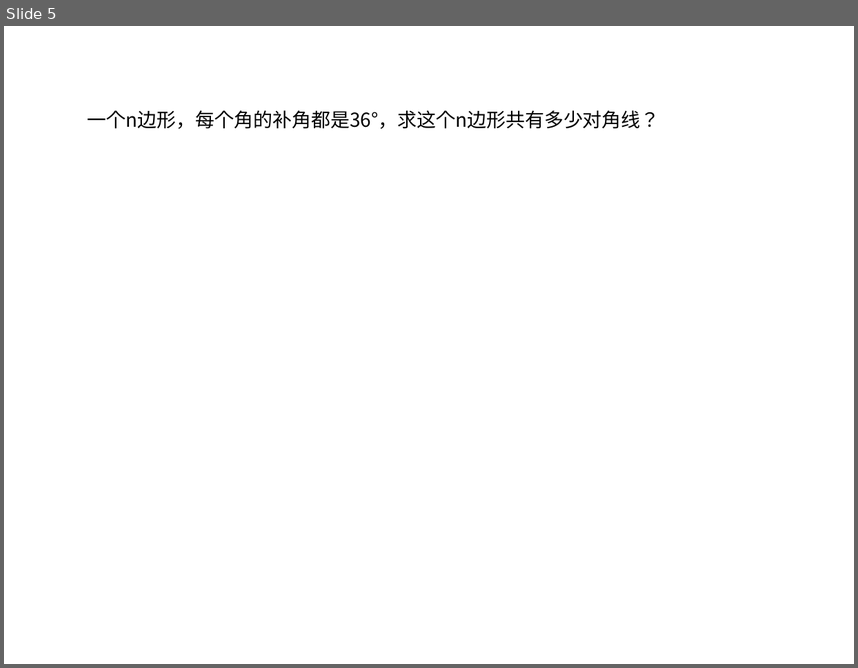
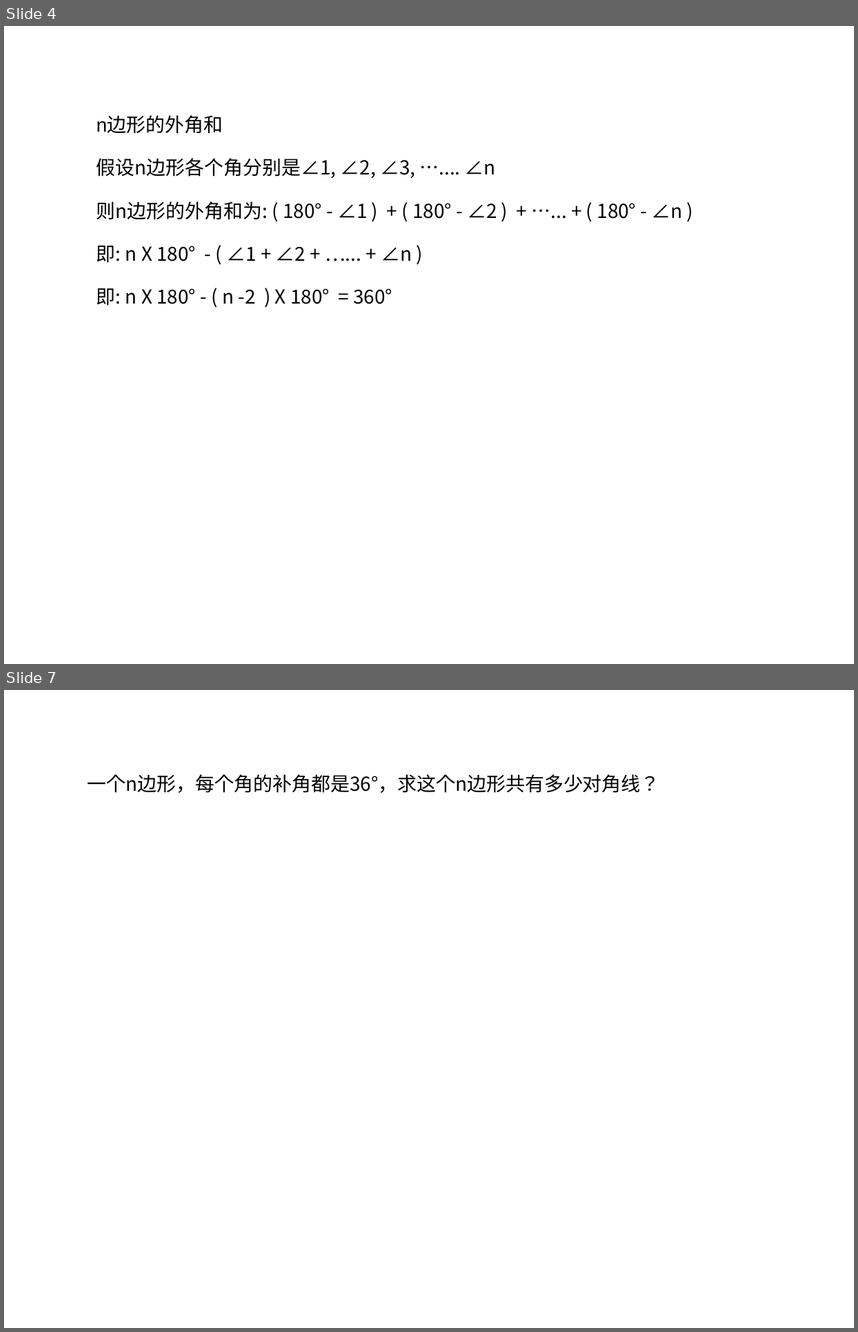
Before and after one commit to ericzhang/english-math, a slide deck: math/grade-7-上/7上数学北师大版-unit-4-基本平面图形/7年级北师大版数学上册-unit-4-基本平面图形-1.ppt. Shown one above the other, each under a label of ours: slide 5 before the commit, slides 4 and 7 after it; the slides between them are not shown. The pictures are 858x668 and 858x1332 pixels, drawn with LibreOffice and Linux fonts; fonts in the diff are those of the drawing. Boxes give left, top, right and bottom in pixels: in the first picture for what was removed or moved away, otherwise in the second. Text is boxed around its words. In the diff, an @@ line names an element or a change of style, - is before the commit and + after.

```diff
--- a/math/grade-7-上/7上数学北师大版-unit-4-基本平面图形/7年级北师大版数学上册-unit-4-基本平面图形-1.ppt
+++ b/math/grade-7-上/7上数学北师大版-unit-4-基本平面图形/7年级北师大版数学上册-unit-4-基本平面图形-1.ppt
@@ slide 4 added at (x1=4, y1=26, x2=854, y2=664), background #FFFFFF @@
@@ text added at (x1=96, y1=116, x2=683, y2=305), 18 pt, text #000000 @@
+n边形的外角和
+假设n边形各个角分别是∠1, ∠2, ∠3, ….... ∠n
+则n边形的外角和为: ( 180° - ∠1 ) + ( 180° - ∠2 ) + …... + ( 180° - ∠n )
+即: n X 180° - ( ∠1 + ∠2 + …... + ∠n )
+即: n X 180° - ( n -2 ) X 180° = 360°
@@ what was slide 5 is now slide 7 @@
```
Also in this commit, not shown: 1 slide changed, 1 other slide added, 2 other files.
